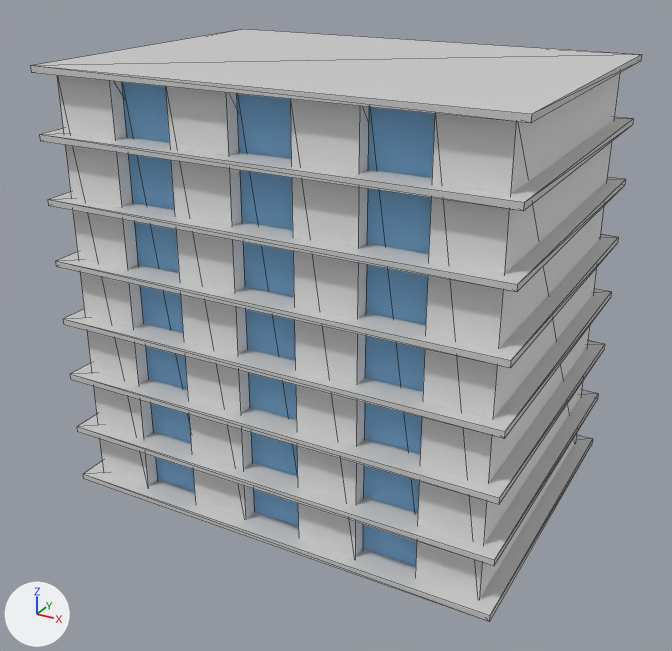
An edit to the glTF model public/Models/Building2/Building2.gltf, drawn before and after from the same camera.
One viewpoint serves both versions: a camera (50 mm lens) standing at (2.73, -5.12, 3.61) and looking at (0.0, -0.14, 1.12). The axes (+X, +Y, +Z) are drawn at lower left. The lights are the same throughout. Mesh edges are drawn as thin lines. Where no turn or scale is listed for an object, it has been applied to the vertices.
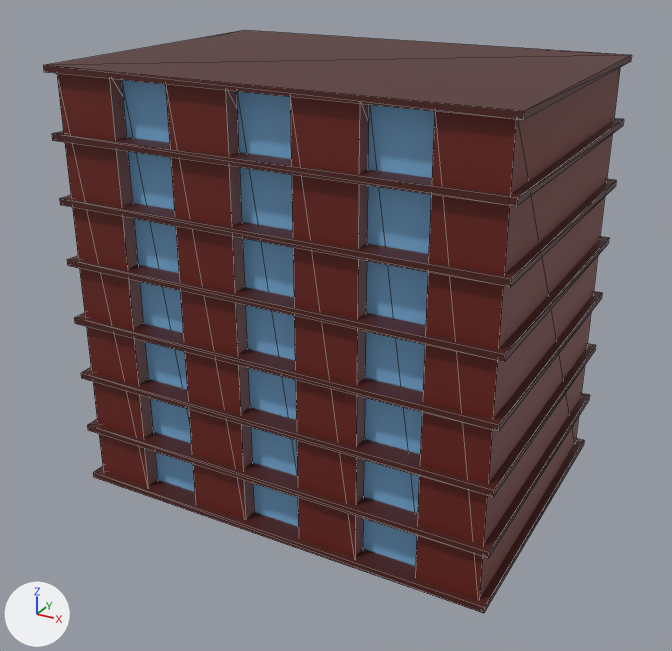
Changed parts and their boxes [x1, y1, x2, y2] in the pictures (672 x 651 px):
'Cube.005', recoloured
    both: [415, 68, 620, 600]
'Cube.010', recoloured, rescaled
    before: [31, 29, 642, 123]
    after: [43, 30, 632, 120]
'Cube.001', recoloured (grey to red)
    both: [290, 97, 369, 557]
'Cube.002', recoloured (grey to red)
    both: [165, 84, 254, 520]
'Cube.006', recoloured (grey to red)
    both: [57, 74, 157, 486]
'Cube.008', recoloured, rescaled
    before: [83, 435, 593, 621]
    after: [93, 438, 584, 613]
'Cube.009', recoloured, rescaled (6% shorter)
    before: [77, 390, 598, 566]
    after: [87, 393, 590, 558]
'Cube.011', recoloured, rescaled (6% shorter)
    before: [70, 341, 605, 505]
    after: [81, 343, 596, 497]
'Cube.012', recoloured, rescaled
    before: [63, 289, 611, 439]
    after: [74, 291, 602, 432]
'Cube.013', recoloured, rescaled (7% shorter)
    before: [55, 234, 618, 368]
    after: [67, 237, 609, 362]
'Cube.014', recoloured, rescaled (6% shorter)
    before: [48, 177, 626, 292]
    after: [60, 179, 616, 287]
'Cube.015', recoloured, rescaled
    before: [39, 117, 633, 211]
    after: [52, 118, 624, 207]

Patch to the scene script:
```diff
--- a/public/Models/Building2/Building2.gltf.py
+++ b/public/Models/Building2/Building2.gltf.py
@@ mat_wall @@
 mat_wall = principled_material('Wall')
-mat_wall.base_color = (0.774, 0.774, 0.774)  # light grey #e4e4e4
+mat_wall.base_color = (0.147, 0.0144, 0.00901)  # dark red #6b2018
@@ mat_concrete @@
 mat_concrete = principled_material('Concrete')
-mat_concrete.base_color = (0.627, 0.627, 0.627)  # light grey #cfcfcf
+mat_concrete.base_color = (0.0766, 0.0135, 0.0102)  # dark red #4e1f1a
@@ ob_cube_008 @@
 ob_cube_008.location = (0.0, 0.0, 0.02)
-ob_cube_008.scale = (1.5, 1.1, 0.02)
+ob_cube_008.scale = (1.45, 1.05, 0.02)
@@ ob_cube_009 @@
 ob_cube_009.location = (0.0, 0.0, 0.4)
-ob_cube_009.scale = (1.5, 1.1, 0.02)
+ob_cube_009.scale = (1.45, 1.05, 0.02)
@@ ob_cube_010 @@
 ob_cube_010.location = (0.0, 0.0, 2.8)
-ob_cube_010.scale = (1.5, 1.1, 0.02)
+ob_cube_010.scale = (1.45, 1.05, 0.02)
@@ ob_cube_011 @@
 ob_cube_011.location = (0.0, 0.0, 0.8)
-ob_cube_011.scale = (1.5, 1.1, 0.02)
+ob_cube_011.scale = (1.45, 1.05, 0.02)
@@ ob_cube_012 @@
 ob_cube_012.location = (0.0, 0.0, 1.2)
-ob_cube_012.scale = (1.5, 1.1, 0.02)
+ob_cube_012.scale = (1.45, 1.05, 0.02)
@@ ob_cube_013 @@
 ob_cube_013.location = (0.0, 0.0, 1.6)
-ob_cube_013.scale = (1.5, 1.1, 0.02)
+ob_cube_013.scale = (1.45, 1.05, 0.02)
@@ ob_cube_014 @@
 ob_cube_014.location = (0.0, 0.0, 2.0)
-ob_cube_014.scale = (1.5, 1.1, 0.02)
+ob_cube_014.scale = (1.45, 1.05, 0.02)
@@ ob_cube_015 @@
 ob_cube_015.location = (0.0, 0.0, 2.4)
-ob_cube_015.scale = (1.5, 1.1, 0.02)
+ob_cube_015.scale = (1.45, 1.05, 0.02)
```
